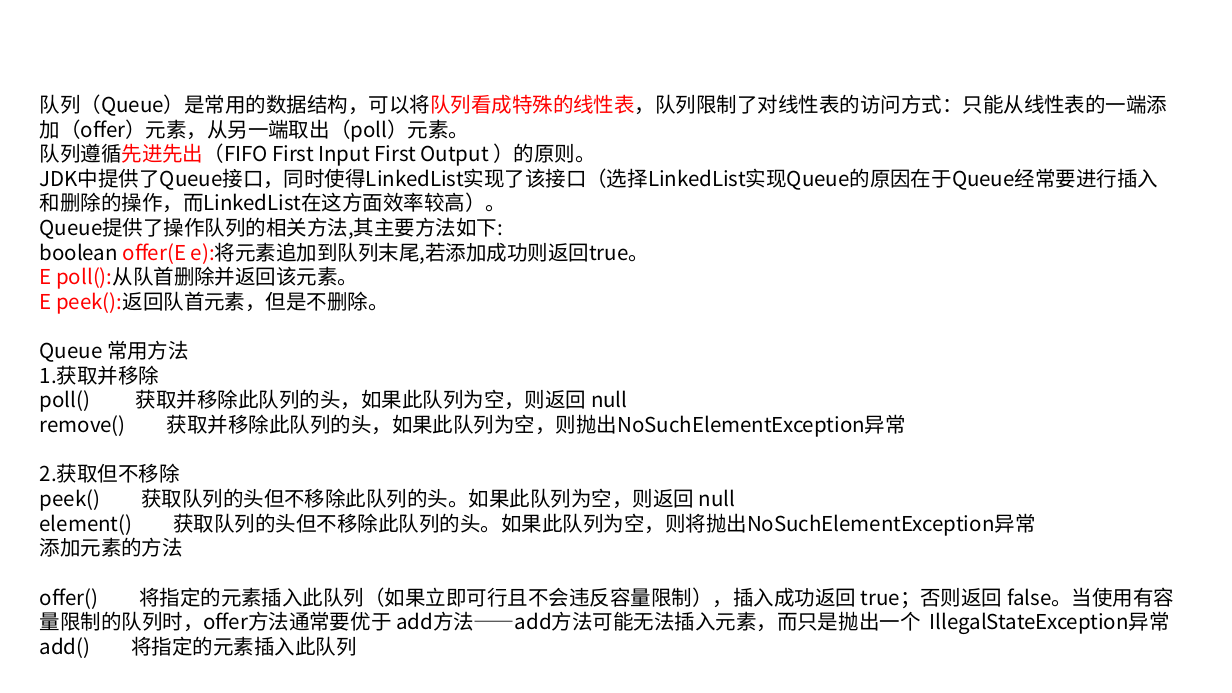
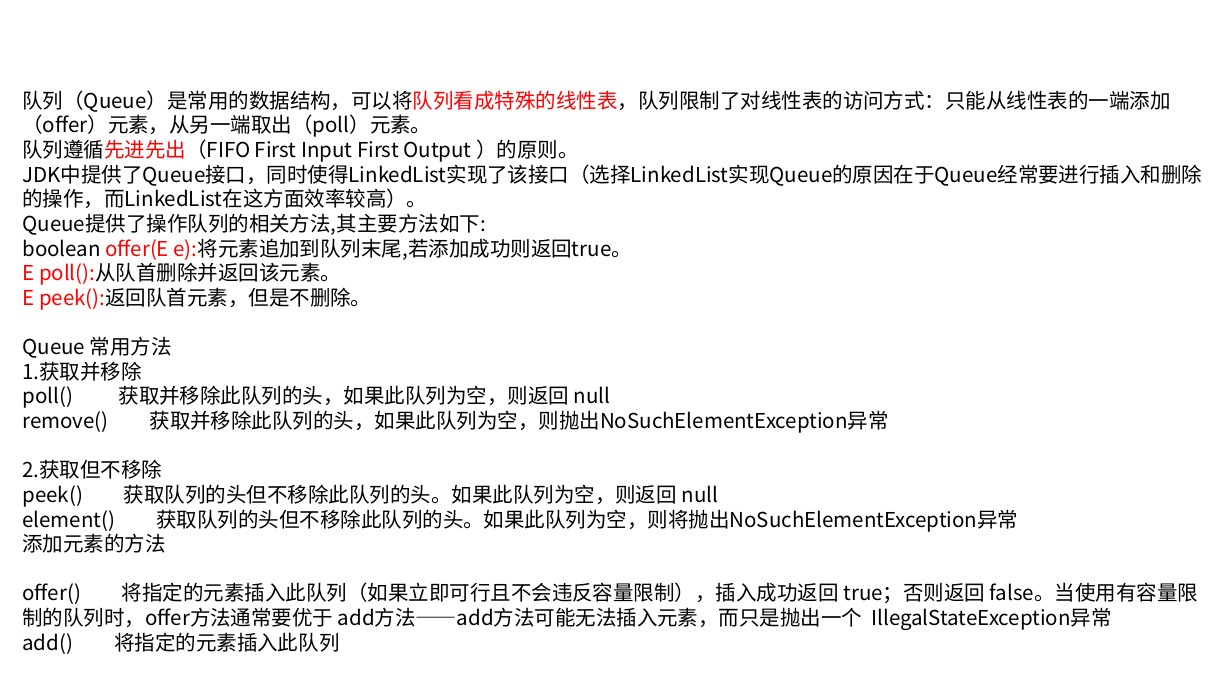
Before and after one commit to linkknown/PPT, a slide deck: slide 32 of 基础PPT/第7章：Java集合操作.pptx (slide 31 before the commit). Drawn at 1232x693 pixels with LibreOffice and Linux fonts; fonts in the diff are those of the drawing; background and template pictures are left out. Boxes give left, top, right and bottom in pixels: in the first picture for what was removed or moved away, otherwise in the second. Text is boxed around its words. In the diff, an @@ line names an element or a change of style, - is before the commit and + after.

```diff
--- a/基础PPT/第7章：Java集合操作.pptx
+++ b/基础PPT/第7章：Java集合操作.pptx
@@ text "队列（Queue）是常用的数据结构，可以将队列看成特殊的线性表，队列限制了对线性表的访问方式：只能从线性表的一端添加（o ..." rewrapped from <box>40,94,1174,658</box> to <box>22,90,1202,654</box> @@
```
Also in this commit, not shown: 4 other slides changed, 2 slides added, 1 other file.
